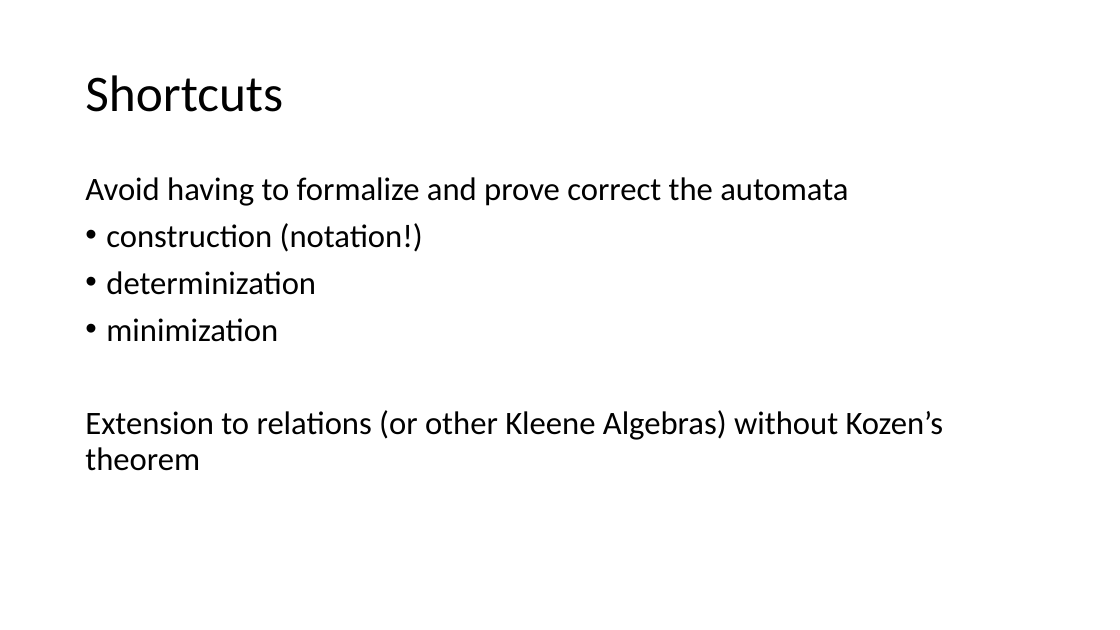
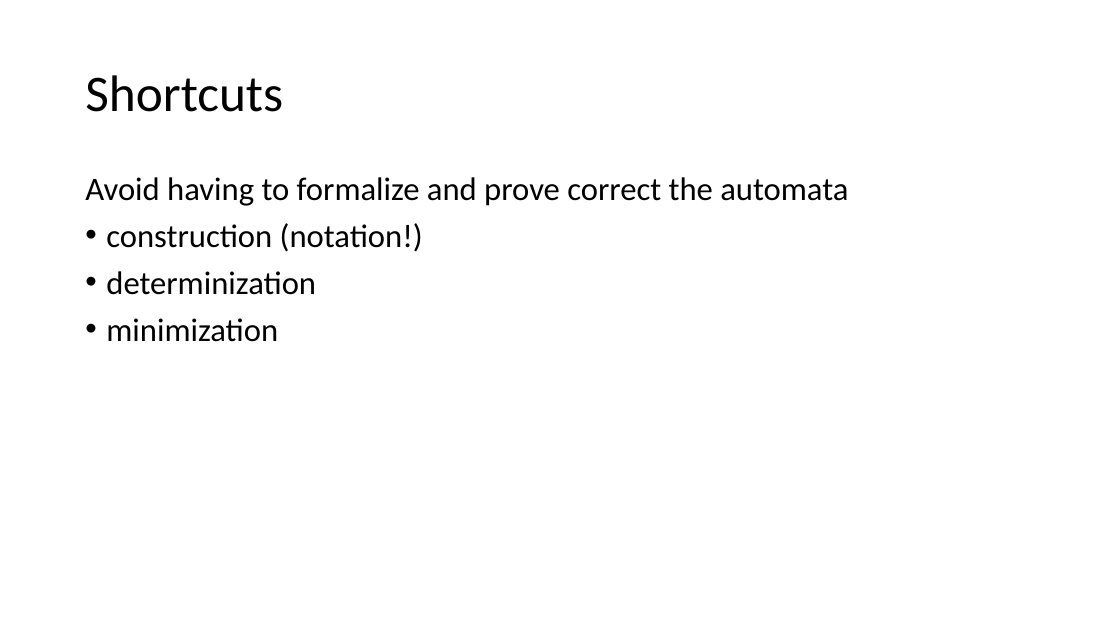
Before and after one commit to Helli/fds_seminar, a slide deck: slide 4 of slides.pptx (slide 3 before the commit). Drawn at 1120x630 pixels with LibreOffice and Linux fonts; fonts in the diff are those of the drawing. Boxes give left, top, right and bottom in pixels: in the first picture for what was removed or moved away, otherwise in the second. Text is boxed around its words. In the diff, an @@ line names an element or a change of style, - is before the commit and + after.

```diff
--- a/slides.pptx
+++ b/slides.pptx
@@ text at [85, 410, 944, 471]: paragraph removed @@
-Extension to relations (or other Kleene Algebras) without Kozen’s theorem
```
Also in this commit, not shown: 4 other slides changed, 6 slides added, 7 slides removed, 2 other files.
